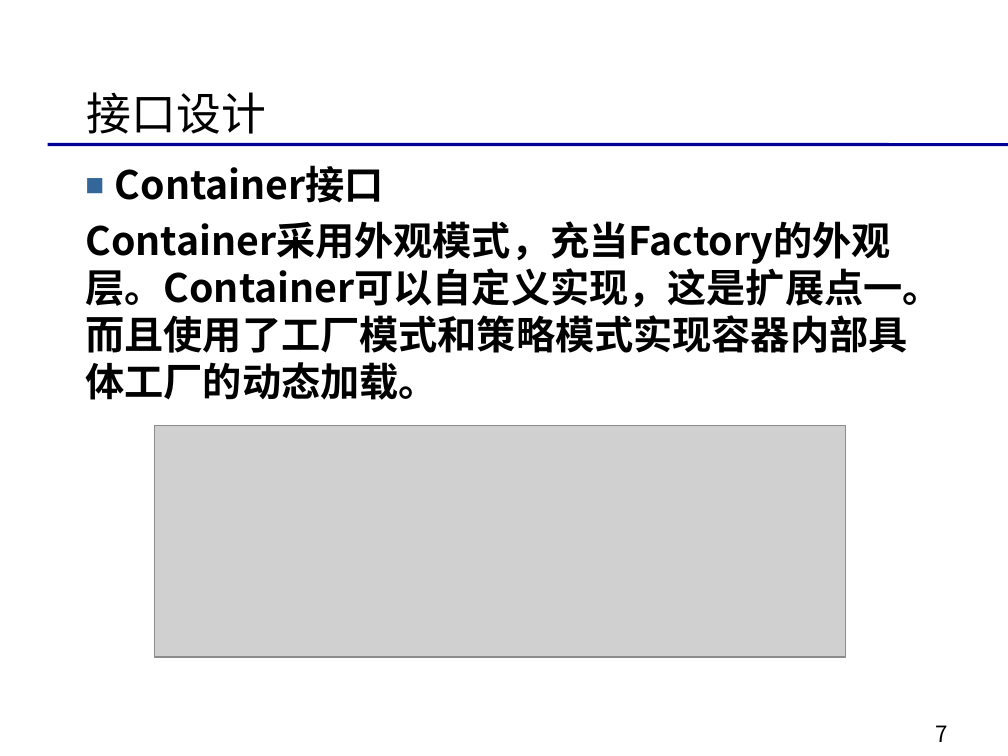
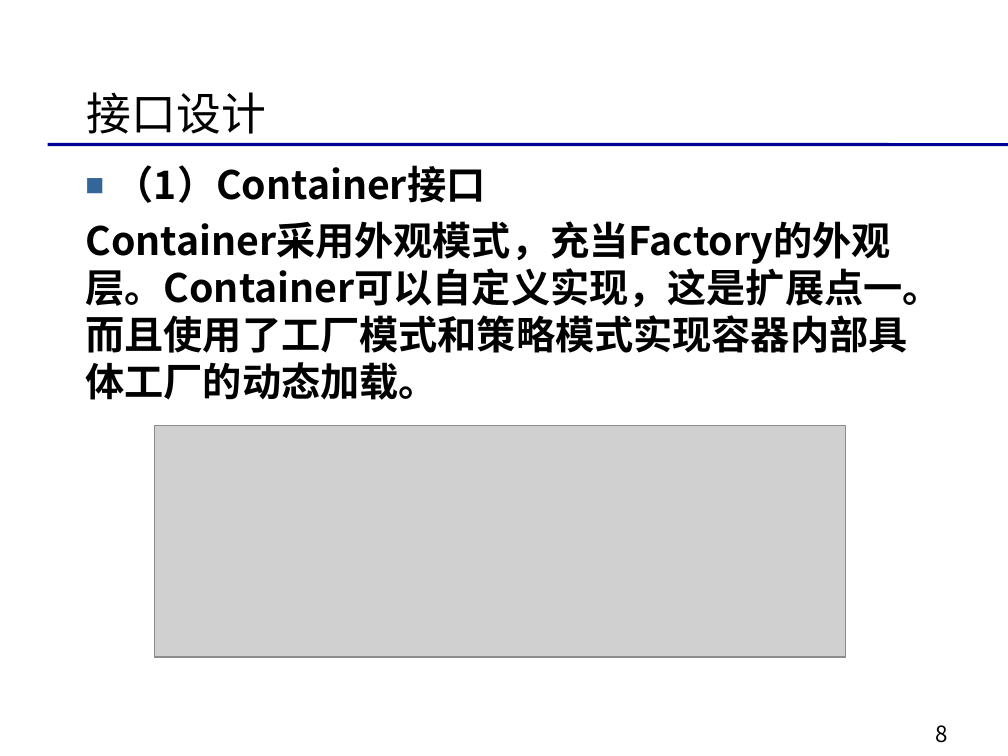
Before and after one commit to bhsei/16TeamF, a slide deck: slide 8 of 演讲ppt/软件改进与展示.pptx (slide 7 before the commit). Drawn at 1008x756 pixels with LibreOffice and Linux fonts; fonts in the diff are those of the drawing; grey boxes stand for pictures; background and template pictures are left out. Boxes give left, top, right and bottom in pixels: in the first picture for what was removed or moved away, otherwise in the second. Text is boxed around its words. In the diff, an @@ line names an element or a change of style, - is before the commit and + after.

Commit message:
改进实现方案的修改 1.细化接口设计 2.增加了Handler接口，把元数据中xml信息转换为服务提供者定义信息 3.增加了Annotation接口。提供了对解析注解的支持，能把注解中的元数据来描述服务提供者的 元数据。 4.定义数据结构，存储服务定义信息。 5.增加了java放射的一些类，支持xml注解的动态修改和运行。

```diff
--- a/演讲ppt/软件改进与展示.pptx
+++ b/演讲ppt/软件改进与展示.pptx
@@ text at (115,165,485,203): text changed @@
-■ Container接口
+■ （1）Container接口
@@ page number at (935,725,947,743): text changed @@
-7
+8
```
Also in this commit, not shown: 2 other slides changed, 5 slides added.
